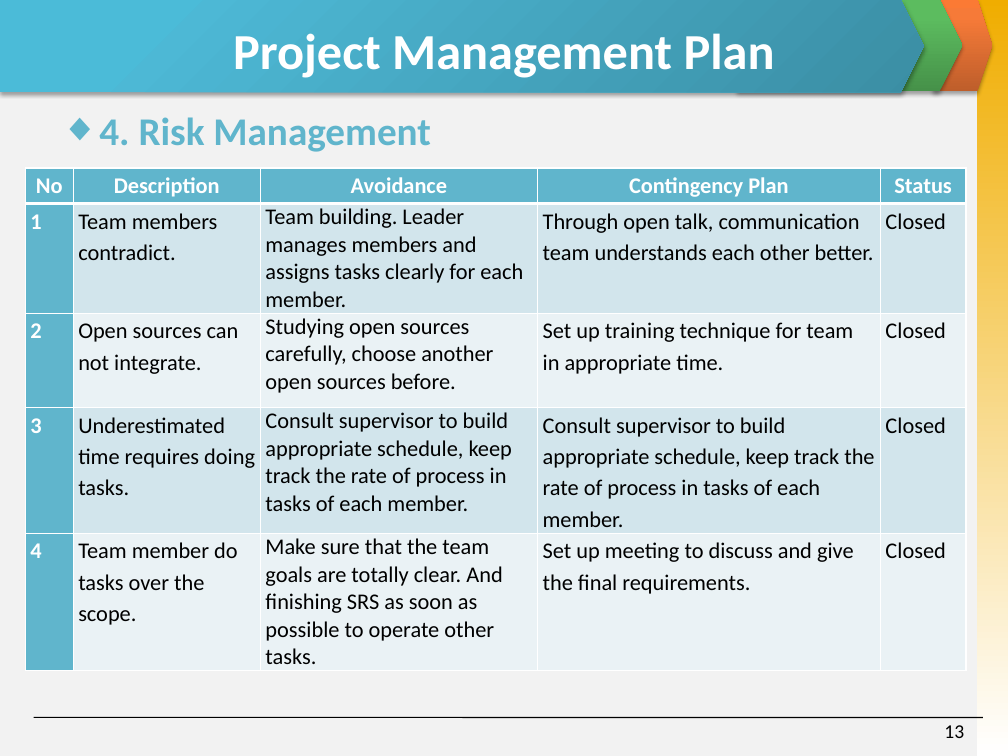
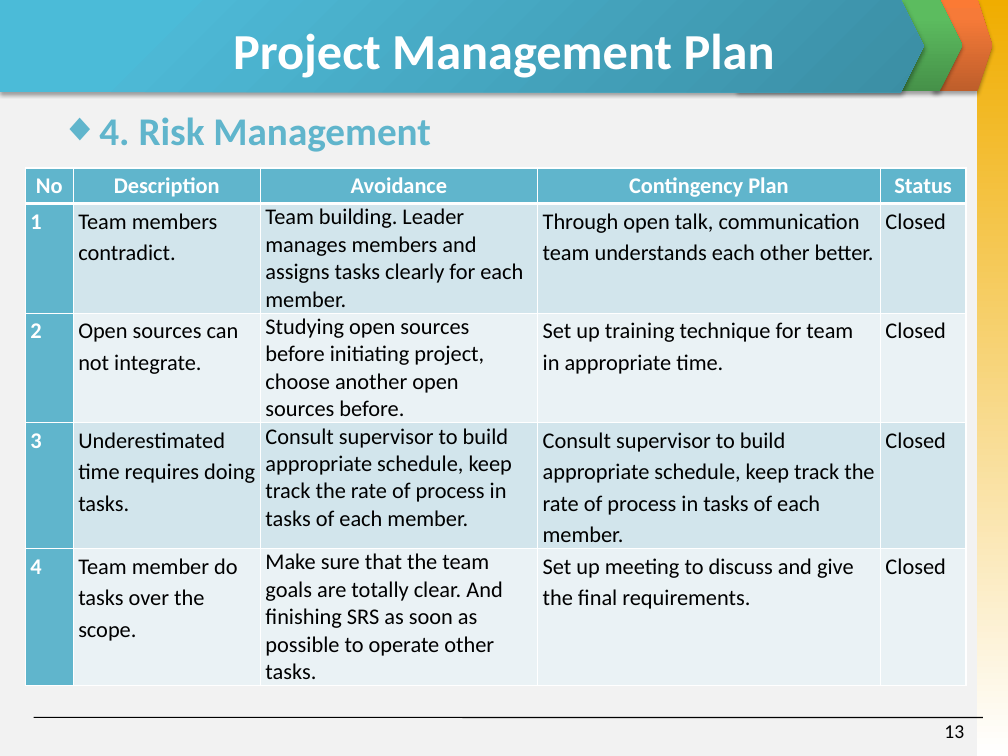
Before and after one commit to invisibleghost/e-learning-website, a slide deck: slide 13 of Document/Final report/Slide Present E-Learning.pptx. Drawn at 1008x756 pixels with LibreOffice and Linux fonts; fonts in the diff are those of the drawing. Boxes give left, top, right and bottom in pixels: in the first picture for what was removed or moved away, otherwise in the second. Text is boxed around its words. In the diff, an @@ line names an element or a change of style, - is before the commit and + after.

```diff
--- a/Document/Final report/Slide Present E-Learning.pptx
+++ b/Document/Final report/Slide Present E-Learning.pptx
@@ table at box(25, 168, 967, 683) @@
-row 3, column 3: Studying open sources carefully, choose another open sources before.
+row 3, column 3: Studying open sources before initiating project, choose another open sources before.
```
Also in this commit, not shown: 5 other slides changed.
